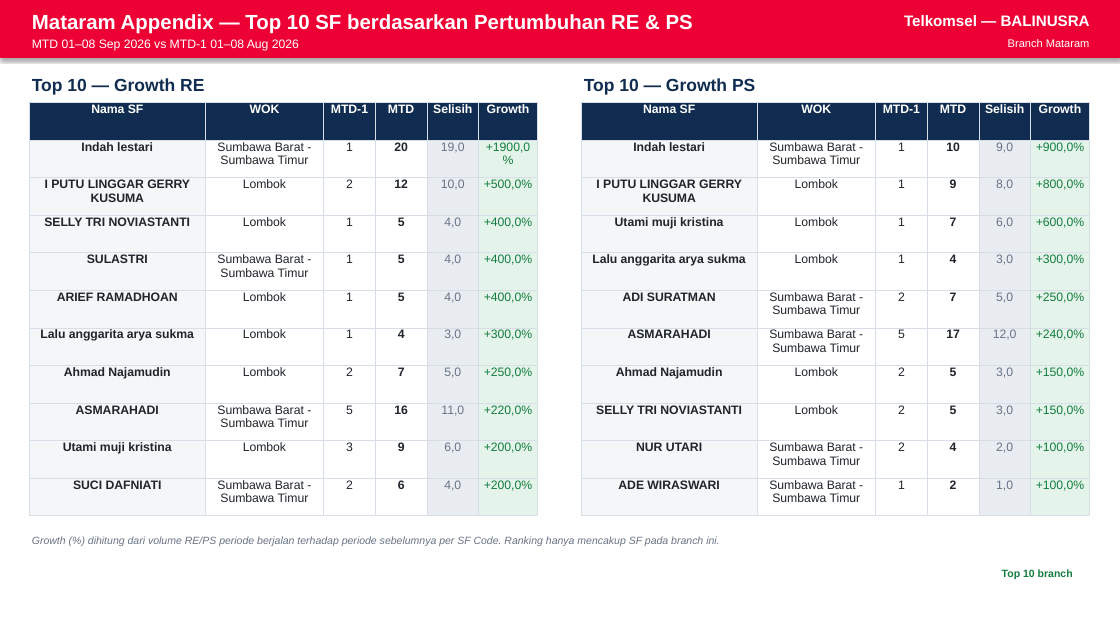
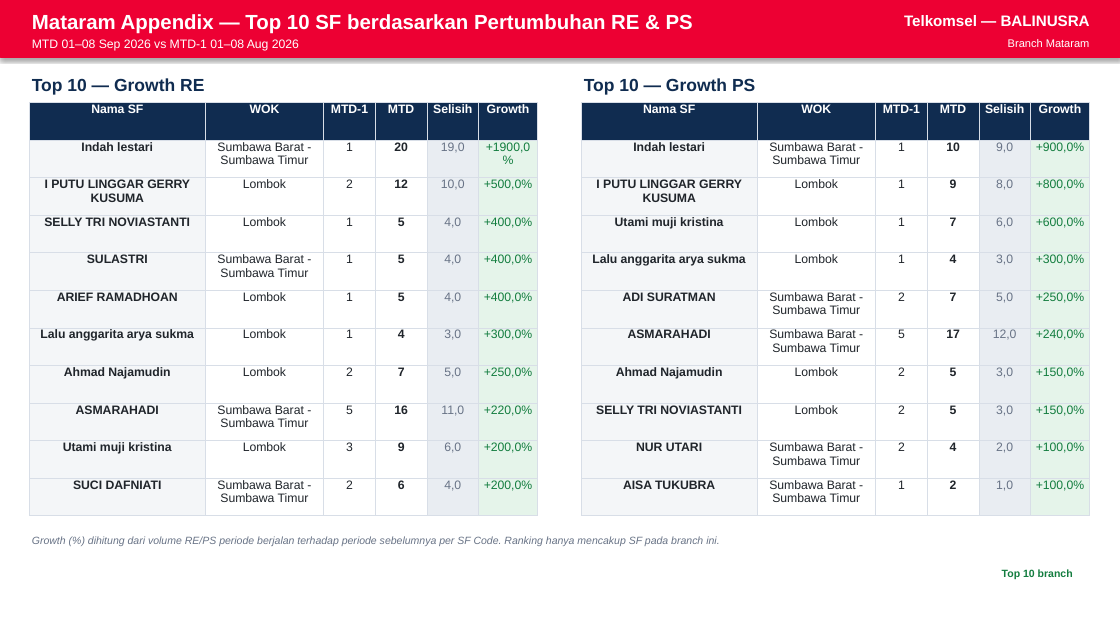
Before and after one commit to linktreehhbalnus-eng/wow_balnus, a slide deck: slide 7 of reports/BRANCH_MATARAM_PERFORMANCE_SUMMARY_20260908_INARA.pptx. Drawn at 1120x630 pixels with LibreOffice and Linux fonts; fonts in the diff are those of the drawing. Boxes give left, top, right and bottom in pixels: in the first picture for what was removed or moved away, otherwise in the second. Text is boxed around its words. In the diff, an @@ line names an element or a change of style, - is before the commit and + after.

```diff
--- a/reports/BRANCH_MATARAM_PERFORMANCE_SUMMARY_20260908_INARA.pptx
+++ b/reports/BRANCH_MATARAM_PERFORMANCE_SUMMARY_20260908_INARA.pptx
@@ table at (581, 103, 1091, 516) @@
-row 11, column 1: ADE WIRASWARI
+row 11, column 1: AISA TUKUBRA
```
Also in this commit, not shown: 3 other slides changed, 12 other files.
